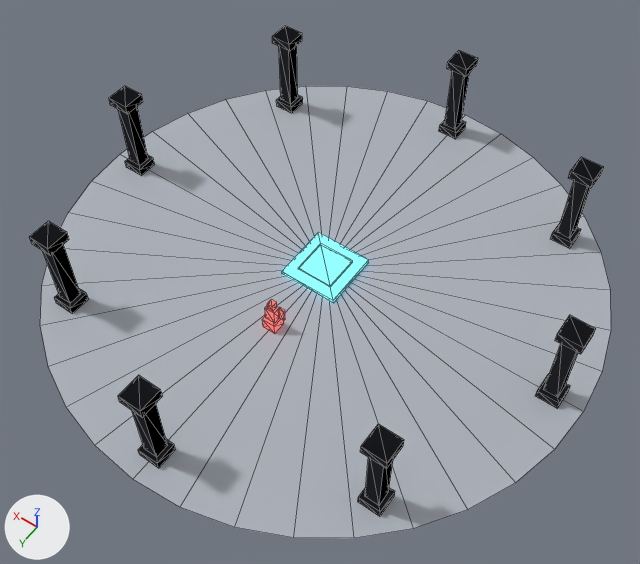
A saved change to the glTF model app/src/main/assets/models/arena_dark_sanctuary.glb.
Both versions are drawn from a 50 mm lens placed at (-20.5, 29.4, 44.4), pointed at (-1.0, 2.0, 1.4). Every picture has the same lights, and +X, +Y and +Z are marked at lower left. The picture after the commit comes second. Mesh edges are drawn as thin lines. Where no turn or scale is listed for an object, it has been applied to the vertices. Vertices at exactly the same position are counted once.

In view in the first picture: 'AltarNode', 'FloorNode', 'PillarsNode', 'SentinelNode'.
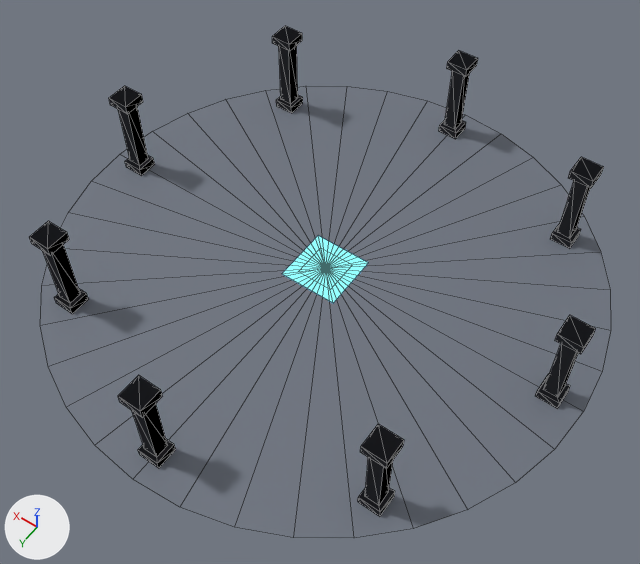
Boxes [x1, y1, x2, y2] around the edits, measured in the pictures (640 x 564 px):
'FloorNode', recoloured (darker)
    both: [40, 86, 611, 538]
'AltarNode', reshaped
    before: [282, 233, 369, 303]
    after: [282, 236, 368, 303]
'SentinelNode', deleted
    before: [262, 300, 285, 334]

The change, as a diff of the scene's bpy script:
```diff
--- a/app/src/main/assets/models/arena_dark_sanctuary.glb.py
+++ b/app/src/main/assets/models/arena_dark_sanctuary.glb.py
@@ mat_stonefloor @@
 mat_stonefloor = principled_material('StoneFloor')
-mat_stonefloor.base_color = (0.42, 0.45, 0.5)  # grey #adb3bc
+mat_stonefloor.base_color = (0.16, 0.18, 0.22)  # grey #6f7681
 mat_stonefloor.metallic = 0.05
@@ me_centralaltar @@
 # used by ob_altarnode; location = (0.0, 0.0, 0.0)
 # verts and faces of me_centralaltar; kept vertices keep their numbers, new ones are numbered from 16
 # before: 2 (2.0, 2.0, 0.3) at pixel (281, 271), 3 (-2.0, 2.0, 0.3) at pixel (333, 300), 6 (-2.0, -2.0, 0.3) at pixel (368, 259), 7 (2.0, -2.0, 0.3) at pixel (318, 232), 8 (-1.25, 1.25, 0.28) at pixel (330, 287)
 # before: 9 (1.25, 1.25, 0.28) at pixel (298, 269), 10 (1.25, 1.25, 0.43) at pixel (298, 267), 11 (-1.25, 1.25, 0.43) at pixel (330, 285), 12 (1.25, -1.25, 0.28) at pixel (320, 244), 13 (-1.25, -1.25, 0.28) at pixel (352, 262)
 # before: 14 (-1.25, -1.25, 0.43) at pixel (352, 260), 15 (1.25, -1.25, 0.43) at pixel (320, 243)
-me_centralaltar.from_pydata(...)  # 16 vertices, 24 faces; spans x -2.0..2.0, y -2.0..2.0, z 0.0..0.43
+me_centralaltar.from_pydata(...)  # 12 vertices, 16 faces; spans x -2.0..2.0, y -2.0..2.0, z 0.0
+# me_centralaltar part 1
+delete_vertices([*range(9, 16)])  # with the faces that use them
+for i in [2, 3, 6, 7]: verts[i] += (0.0, 0.0, -0.3)
+verts[8] = (-1.25, 1.25, 0.0)  # moved, pixel (330, 289)
+verts[16] = (1.25, 1.25, 0.0)  # pixel (298, 271)
+verts[17] = (1.25, -1.25, 0.0)  # pixel (320, 247)
+verts[18] = (-1.25, -1.25, 0.0)  # pixel (352, 264)
+faces += [(8, 16, 17), (8, 17, 18), (16, 18, 17), (8, 18, 16)]
 me_centralaltar.materials.append(mat_glowingrunes)
@@ ob_sentinelnode @@
-ob_sentinelnode = bpy.data.objects.new('SentinelNode', me_trainingsentinel)
-ob_sentinelnode.location = (0.0, 0.0, 0.0)
```
